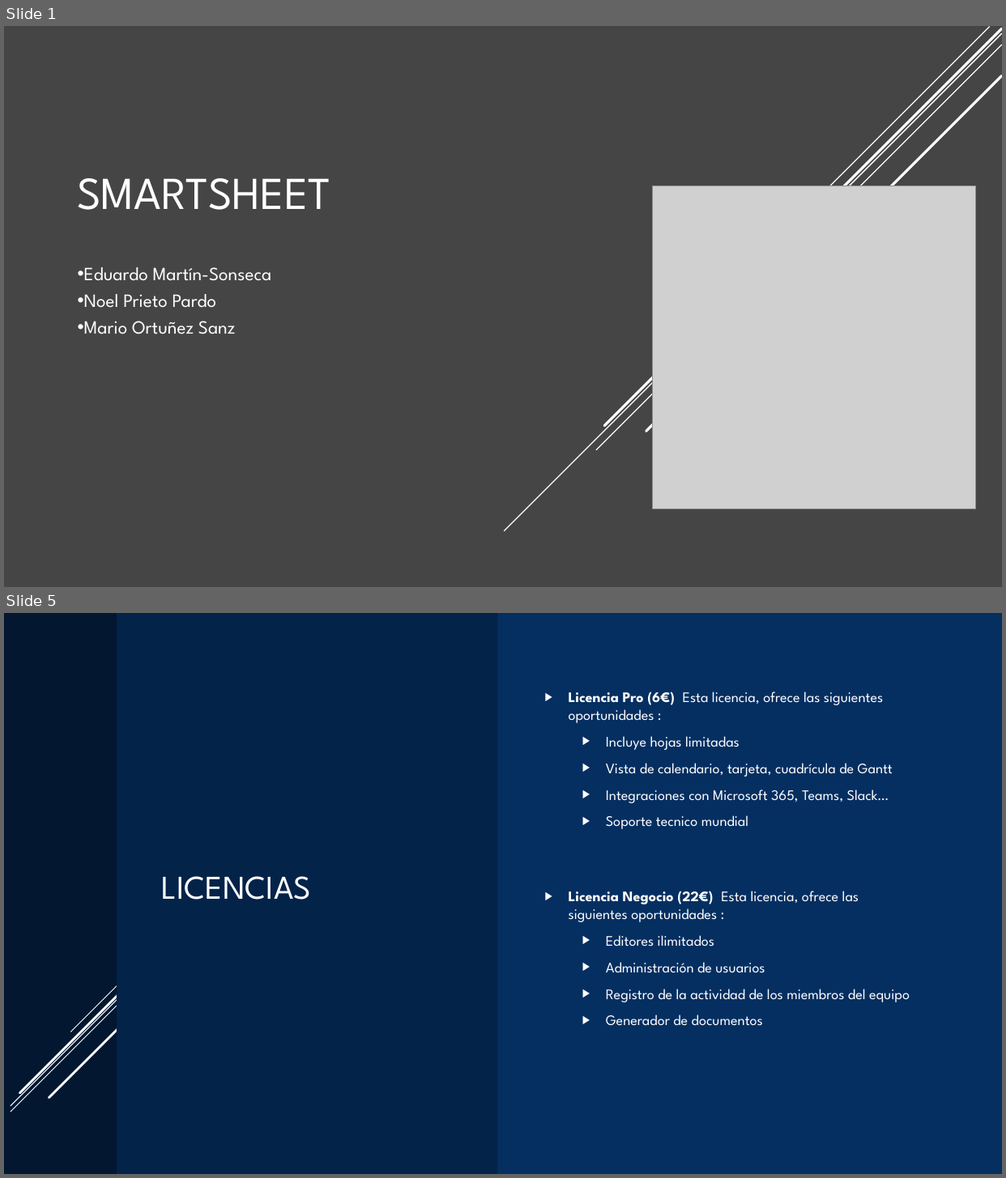
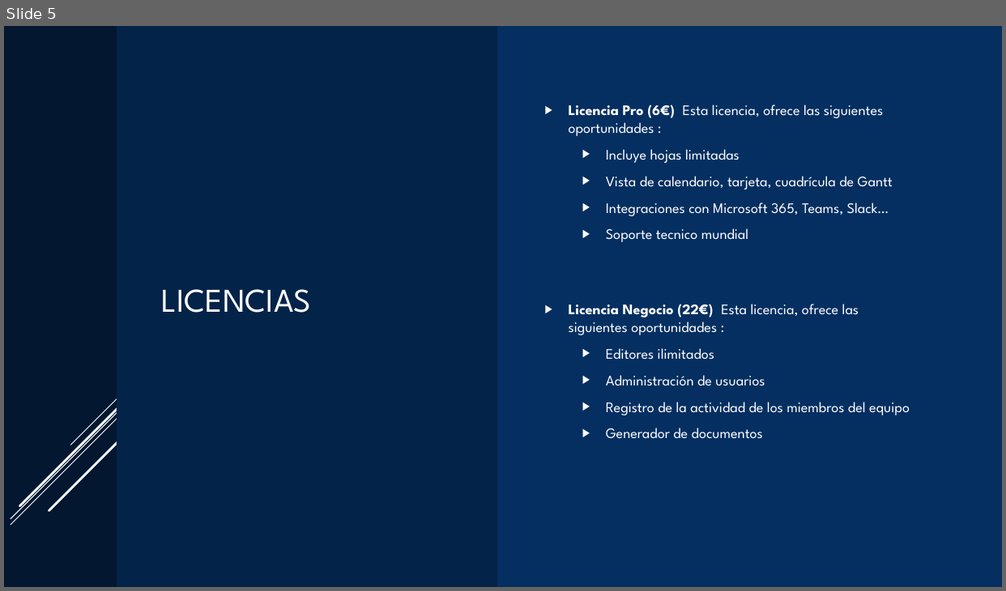
Before and after one commit to maraloeDev/Grado_SuperiorDAM, a slide deck: Entornos de Desarrollo/1º Evaluación/Pacticas/Practica2/Tareas/Presentación SmartSheet.pptx. Shown one above the other, each under a label of ours: slides 1 and 5 before the commit, slide 5 after it; the slides between them are not shown. The pictures are 1006x1178 and 1006x591 pixels, drawn with LibreOffice and Linux fonts; fonts in the diff are those of the drawing; grey boxes stand for pictures. Boxes give left, top, right and bottom in pixels: in the first picture for what was removed or moved away, otherwise in the second. Text is boxed around its words. In the diff, an @@ line names an element or a change of style, - is before the commit and + after.

```diff
--- a/Entornos de Desarrollo/1º Evaluación/Pacticas/Practica2/Tareas/Presentación SmartSheet.pptx
+++ b/Entornos de Desarrollo/1º Evaluación/Pacticas/Practica2/Tareas/Presentación SmartSheet.pptx
@@ slide 1 removed at (4,26,1002,587), background #454545 @@
@@ line removed from (1002, 33) to (504, 531) @@
@@ line removed from (1002, 45) to (596, 450) @@
@@ line removed from (1002, 29) to (604, 426) @@
@@ line removed from (989, 27) to (678, 339) @@
@@ line removed from (1002, 76) to (646, 432) @@
@@ text removed at (77,178,331,210) @@
-SMARTSHEET
@@ picture removed at (653,186,976,509) @@
@@ text removed at (84,267,272,335) @@
-• Eduardo Martín-Sonseca
-• Noel Prieto Pardo
-• Mario Ortuñez Sanz
```
Also in this commit, not shown: 5 slides changed, 1 slide added, 1 other file.
